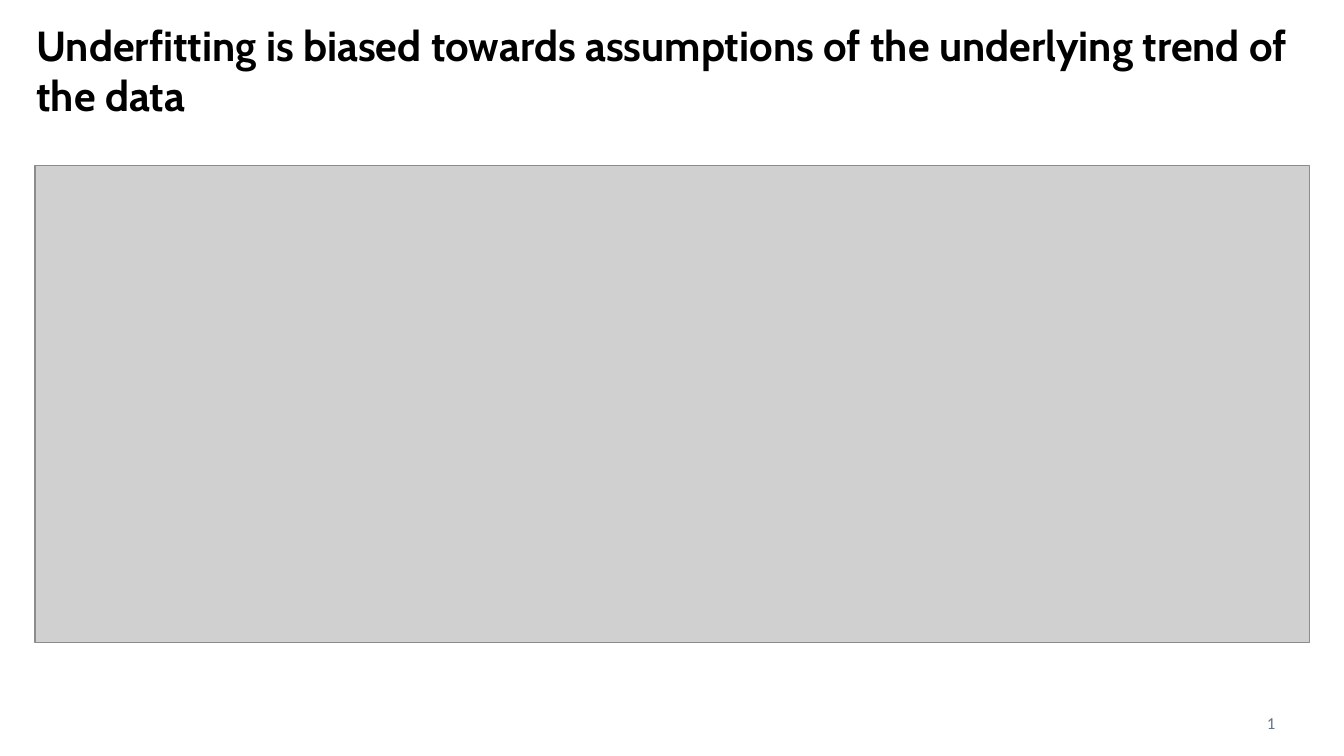
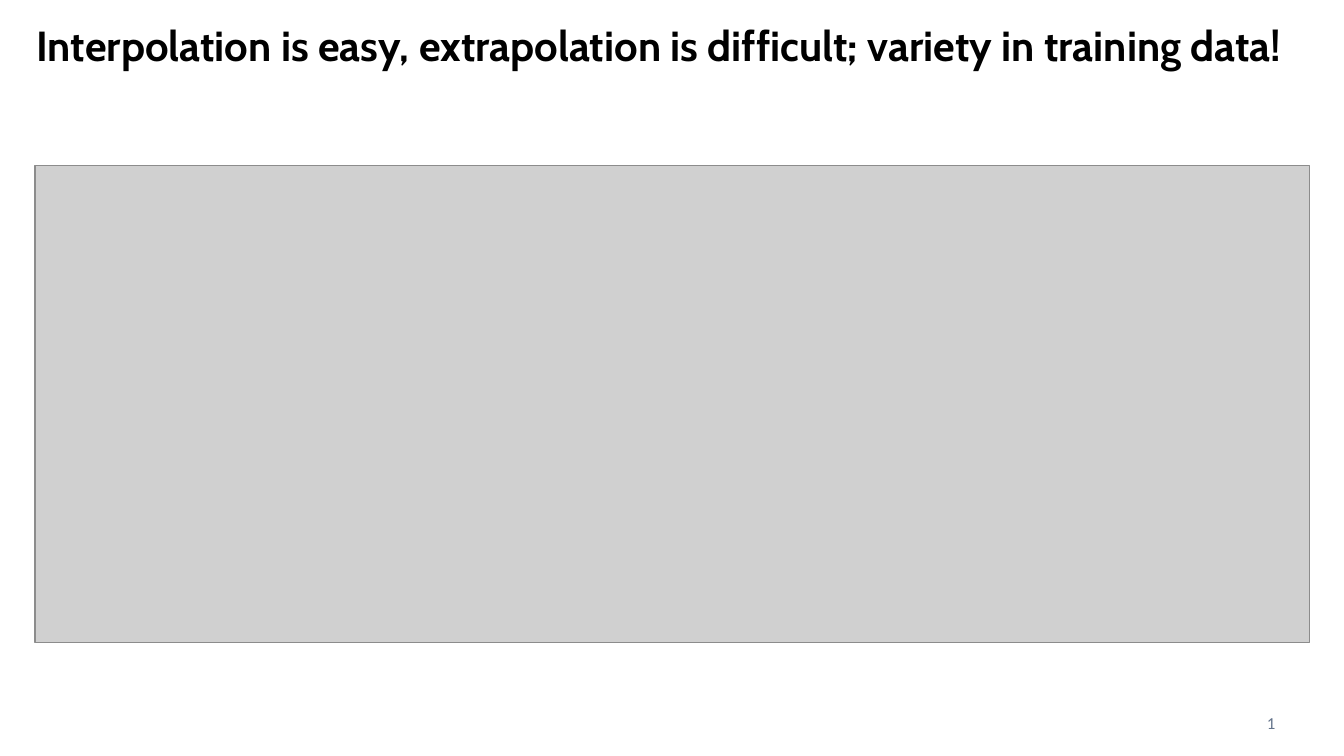
Before and after one commit to CompOmics/ML_AI_Analytical_Chemistry_Course, a slide deck: slide 6 of 03_Evaluation/slides/3_1_regularization.pptx. Drawn at 1344x756 pixels with LibreOffice and Linux fonts; fonts in the diff are those of the drawing; grey boxes stand for pictures. Boxes give left, top, right and bottom in pixels: in the first picture for what was removed or moved away, otherwise in the second. Text is boxed around its words. In the diff, an @@ line names an element or a change of style, - is before the commit and + after.

```diff
--- a/03_Evaluation/slides/3_1_regularization.pptx
+++ b/03_Evaluation/slides/3_1_regularization.pptx
@@ text at (36, 29, 1281, 71): text changed @@
-Underfitting is biased towards assumptions of the underlying trend of the data
+Interpolation is easy, extrapolation is difficult; variety in training data!
```
Also in this commit, not shown: 7 other slides changed.
